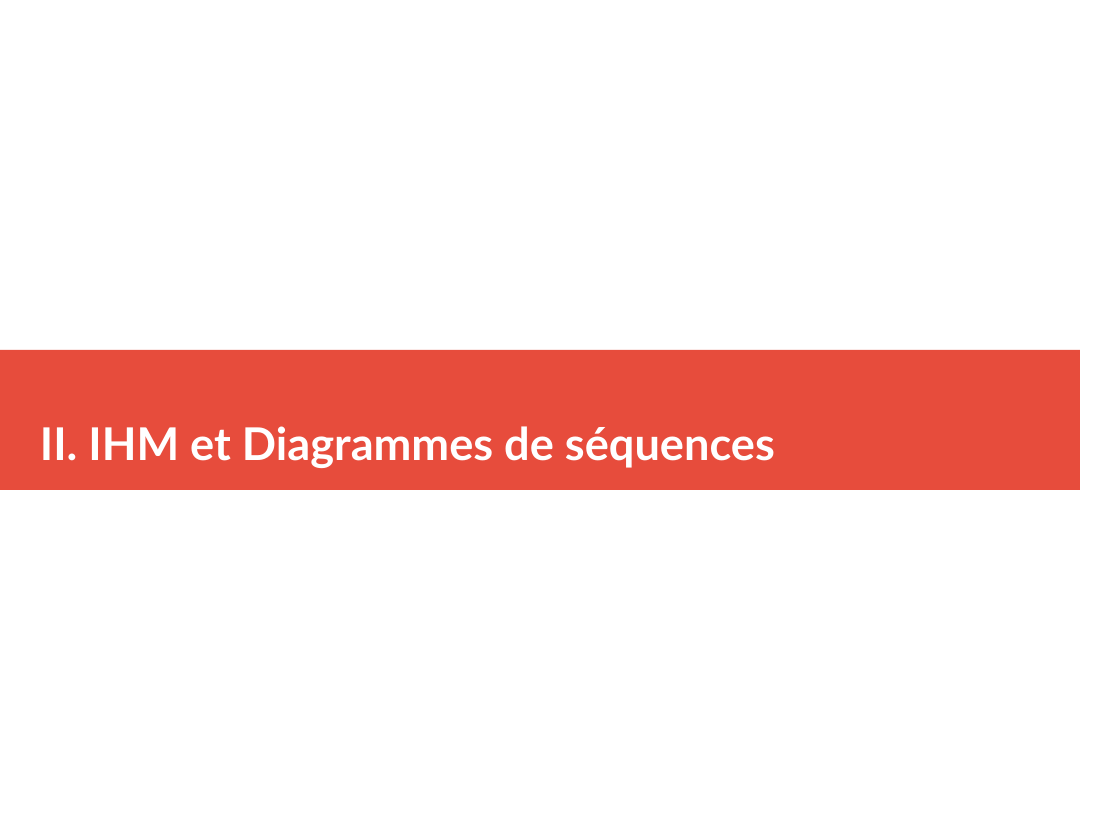
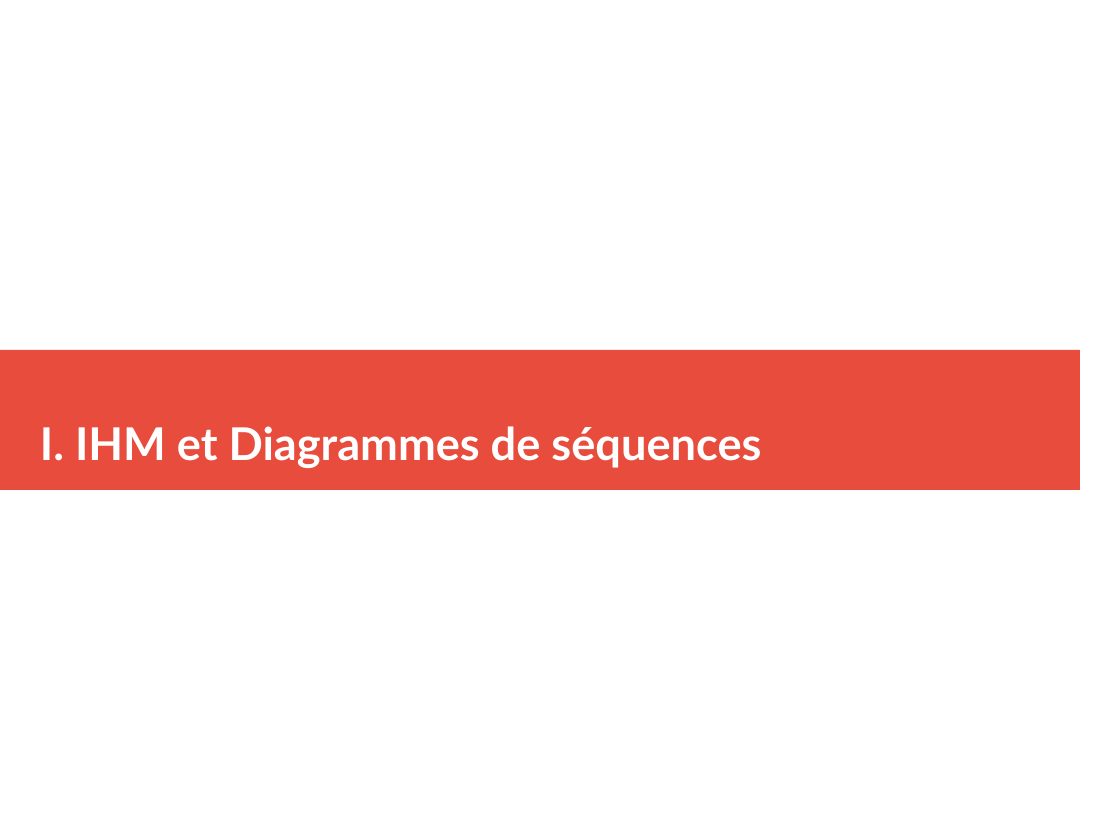
Before and after one commit to MezeretteBrice/Projet_Ronde, a slide deck: slide 7 of SOUTENANCE/Revue2/Revue2_CHEVREL.odp (slide 6 before the commit). Drawn at 1120x840 pixels with LibreOffice and Linux fonts; fonts in the diff are those of the drawing. Boxes give left, top, right and bottom in pixels: in the first picture for what was removed or moved away, otherwise in the second. Text is boxed around its words. In the diff, an @@ line names an element or a change of style, - is before the commit and + after.

```diff
--- a/SOUTENANCE/Revue2/Revue2_CHEVREL.odp
+++ b/SOUTENANCE/Revue2/Revue2_CHEVREL.odp
@@ title at box(40, 426, 761, 468): text changed @@
-II. IHM et Diagrammes de séquences
+I. IHM et Diagrammes de séquences
```
Also in this commit, not shown: 6 other slides changed, 2 slides added.
